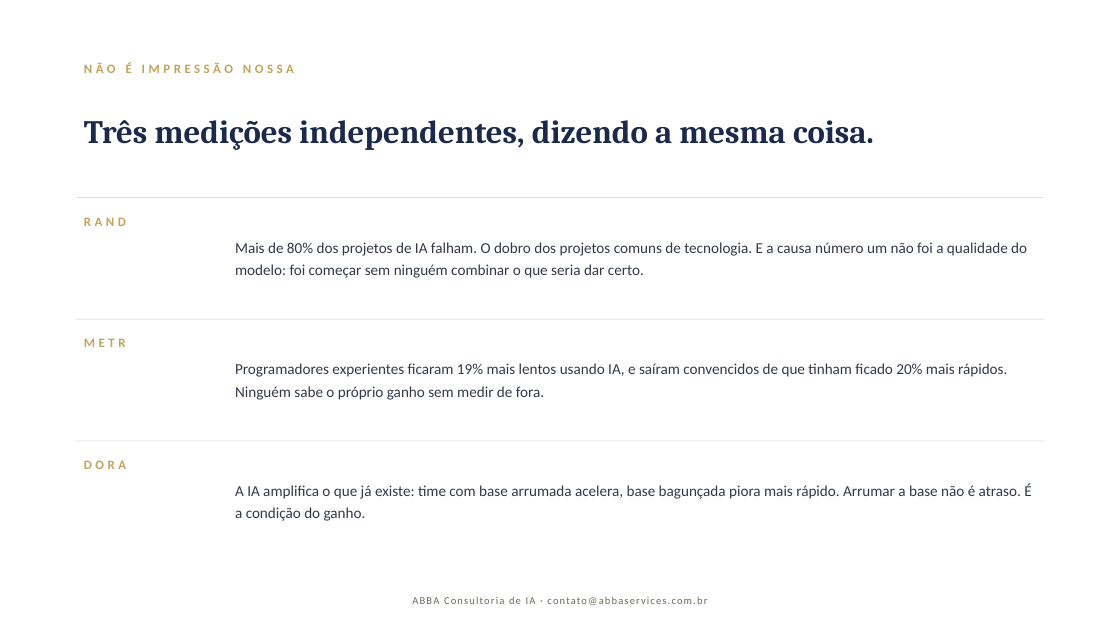
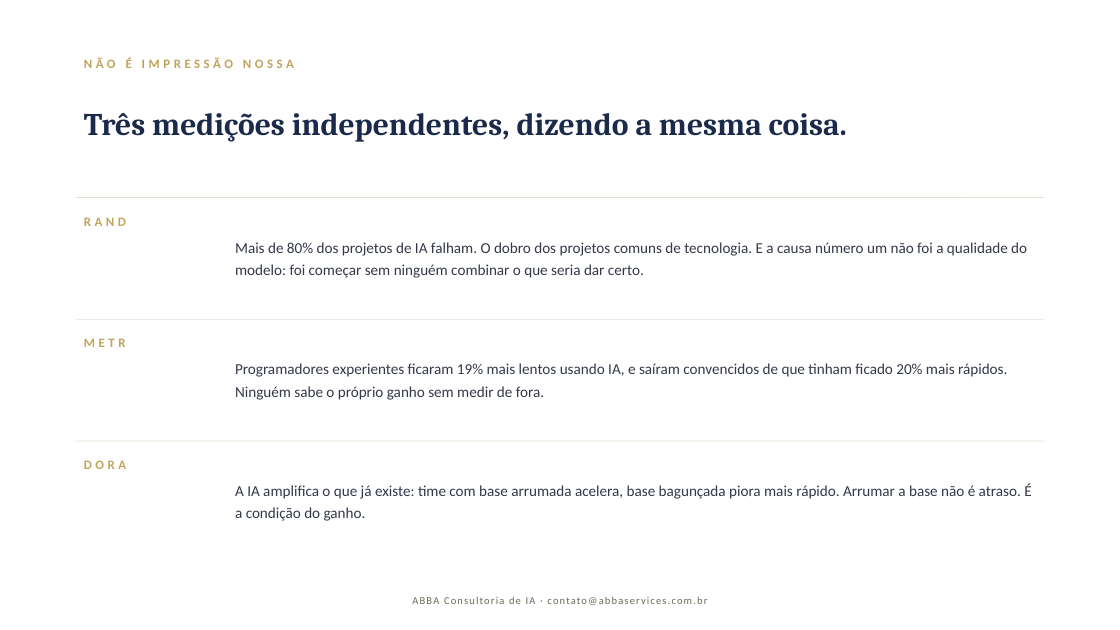
Before and after one commit to DanielMoraesCoca/abba-ops, a slide deck: slide 5 of 08-materiais/modelos/abba-deck-institucional.pptx (slide 4 before the commit). Drawn at 1120x630 pixels with LibreOffice and Linux fonts; fonts in the diff are those of the drawing. Boxes give left, top, right and bottom in pixels: in the first picture for what was removed or moved away, otherwise in the second. Text is boxed around its words. In the diff, an @@ line names an element or a change of style, - is before the commit and + after.

```diff
--- a/08-materiais/modelos/abba-deck-institucional.pptx
+++ b/08-materiais/modelos/abba-deck-institucional.pptx
@@ text "NÃO É IMPRESSÃO NOSSA": place and size @@
-text "NÃO É IMPRESSÃO NOSSA" at box(84, 62, 294, 73)
+text "NÃO É IMPRESSÃO NOSSA" at box(84, 58, 294, 68)
@@ text "Três medições independentes, dizendo a ..." at box(84, 113, 847, 142): size 28 to 27 pt; line spacing 34pt to 33pt @@
```
Also in this commit, not shown: 4 other slides changed, 9 slides added, 6 slides removed, 14 other files.
